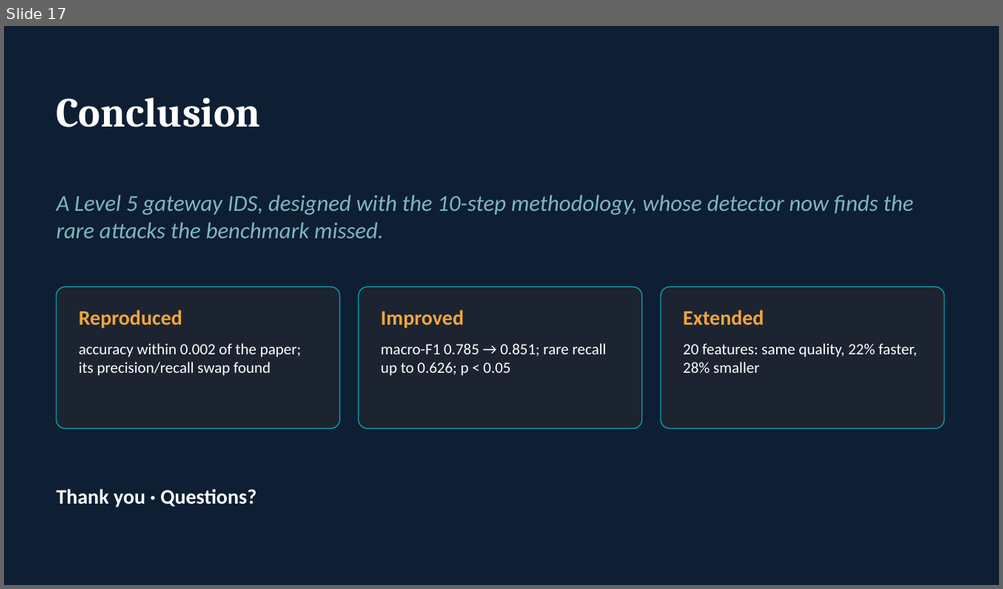
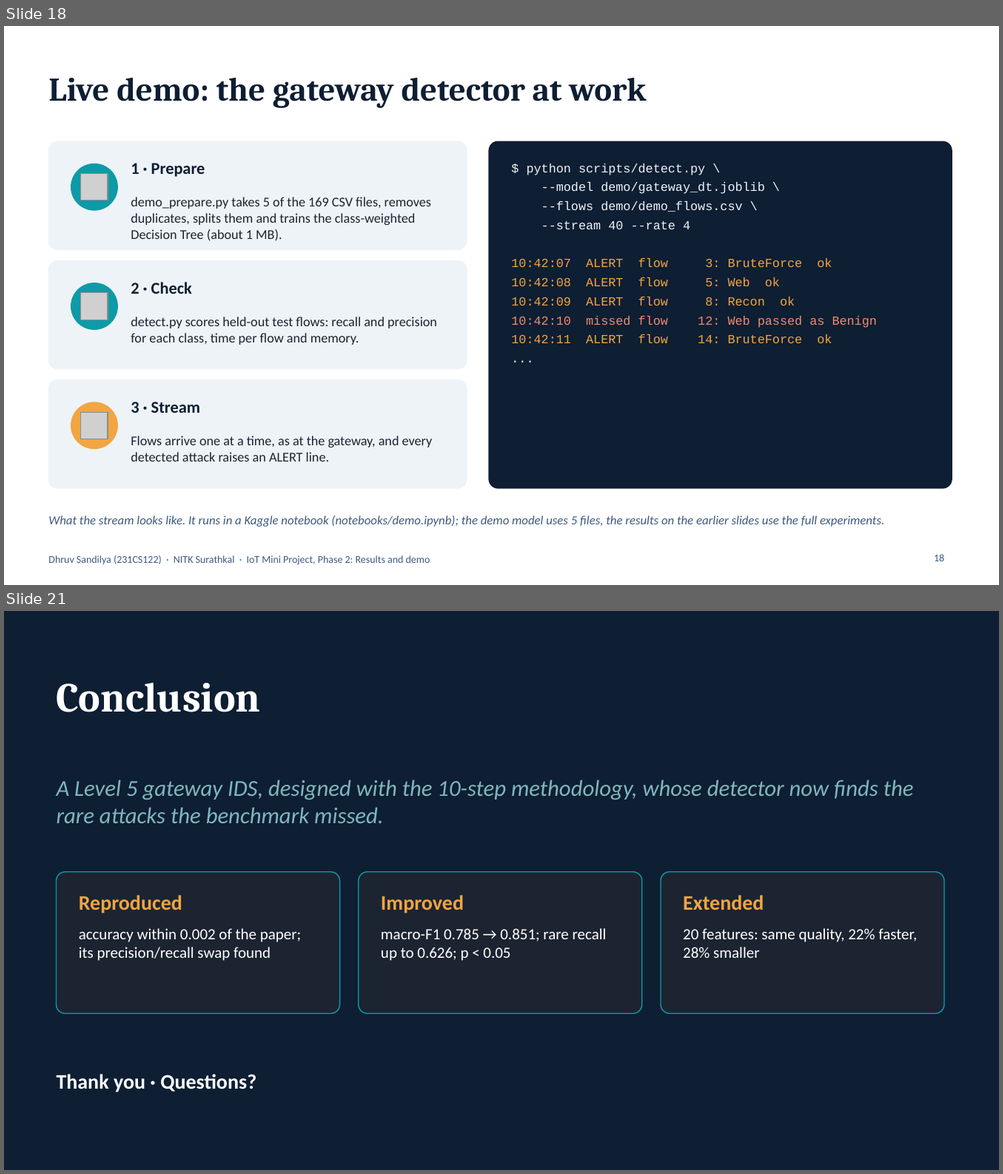
Before and after one commit to Dhruvsandilya0711/IoT_Mini_Project, a slide deck: slides/Phase2_Results.pptx. Shown one above the other, each under a label of ours: slide 17 before the commit, slides 18 and 21 after it; the slides between them are not shown. The pictures are 1003x589 and 1003x1174 pixels, drawn with LibreOffice and Linux fonts; fonts in the diff are those of the drawing; grey boxes stand for pictures. Boxes give left, top, right and bottom in pixels: in the first picture for what was removed or moved away, otherwise in the second. Text is boxed around its words. In the diff, an @@ line names an element or a change of style, - is before the commit and + after.

Commit message:
Rebuild both presentations and drop the Raspberry Pi wording
Phase 1 (proposal, 16 slides) and Phase 2 (results and demo, 21 slides)
now open with an NITK title slide and an outline, end with references,
and Phase 2 adds slides on how the experiments were run and on the live
demo. The report, its diagrams and both decks describe the gateway as a
generic device. notebooks/demo.ipynb runs the demo in Kaggle.

```diff
--- a/slides/Phase2_Results.pptx
+++ b/slides/Phase2_Results.pptx
@@ slide 18 added at [4, 26, 999, 585], background #FFFFFF @@
@@ title added at [48, 78, 646, 108], 32 pt, text #0E1E33, bold @@
+Live demo: the gateway detector at work
@@ rounded rectangle added at [48, 141, 466, 249], fill #EEF3F7, outline #EEF3F7 1 pt @@
@@ rounded rectangle added at [489, 141, 951, 488], fill #0E1E33, outline #0E1E33 1 pt @@
@@ ellipse added at [71, 164, 117, 210], fill #0E9AA7, outline #0E9AA7 1 pt @@
@@ picture added at [81, 174, 108, 201] @@
@@ text added at [131, 163, 205, 177], 16 pt, text #0E1E33, bold @@
+1 · Prepare
@@ text added at [511, 164, 876, 343], 12 pt, text #F2A541 @@
+$ python scripts/detect.py \
+--model demo/gateway_dt.joblib \
+--flows demo/demo_flows.csv \
+--stream 40 --rate 4
+10:42:07 ALERT flow 3: BruteForce ok
+10:42:08 ALERT flow 5: Web ok
+10:42:09 ALERT flow 8: Recon ok
+10:42:10 missed flow 12: Web passed as Benign
+10:42:11 ALERT flow 14: BruteForce ok
+...
@@ text added at [131, 197, 431, 241], 13 pt, text #1B2430 @@
+demo_prepare.py takes 5 of the 169 CSV files, removes duplicates, splits them and trains the class-weighted Decision Tree (about 1 MB).
@@ rounded rectangle added at [48, 261, 466, 369], fill #EEF3F7, outline #EEF3F7 1 pt @@
@@ ellipse added at [71, 284, 117, 329], fill #0E9AA7, outline #0E9AA7 1 pt @@
@@ text added at [131, 282, 192, 294], 16 pt, text #0E1E33, bold @@
+2 · Check
@@ picture added at [81, 293, 108, 320] @@
@@ text added at [131, 317, 437, 345], 13 pt, text #1B2430 @@
+detect.py scores held-out test flows: recall and precision for each class, time per flow and memory.
@@ rounded rectangle added at [48, 380, 466, 488], fill #EEF3F7, outline #EEF3F7 1 pt @@
@@ ellipse added at [71, 403, 117, 449], fill #F2A541, outline #F2A541 1 pt @@
@@ text added at [131, 402, 200, 413], 16 pt, text #0E1E33, bold @@
+3 · Stream
@@ picture added at [81, 412, 108, 440] @@
@@ text added at [131, 436, 432, 462], 13 pt, text #1B2430 @@
+Flows arrive one at a time, as at the gateway, and every detected attack raises an ALERT line.
@@ text added at [48, 516, 884, 527], 12 pt, text #3D5A80, italic @@
+What the stream looks like. It runs in a Kaggle notebook (notebooks/demo.ipynb); the demo model uses 5 files, the results on the earlier slides use the full experiments.
@@ text added at [48, 556, 430, 565], 10 pt, text #3D5A80 @@
+Dhruv Sandilya (231CS122) · NITK Surathkal · IoT Mini Project, Phase 2: Results and demo
@@ page number added at [933, 554, 944, 562], 10 pt, text #3D5A80 @@
+18
@@ what was slide 17 is now slide 21 @@
```
Also in this commit, not shown: 16 slides changed, 3 other slides added, 18 other files.
